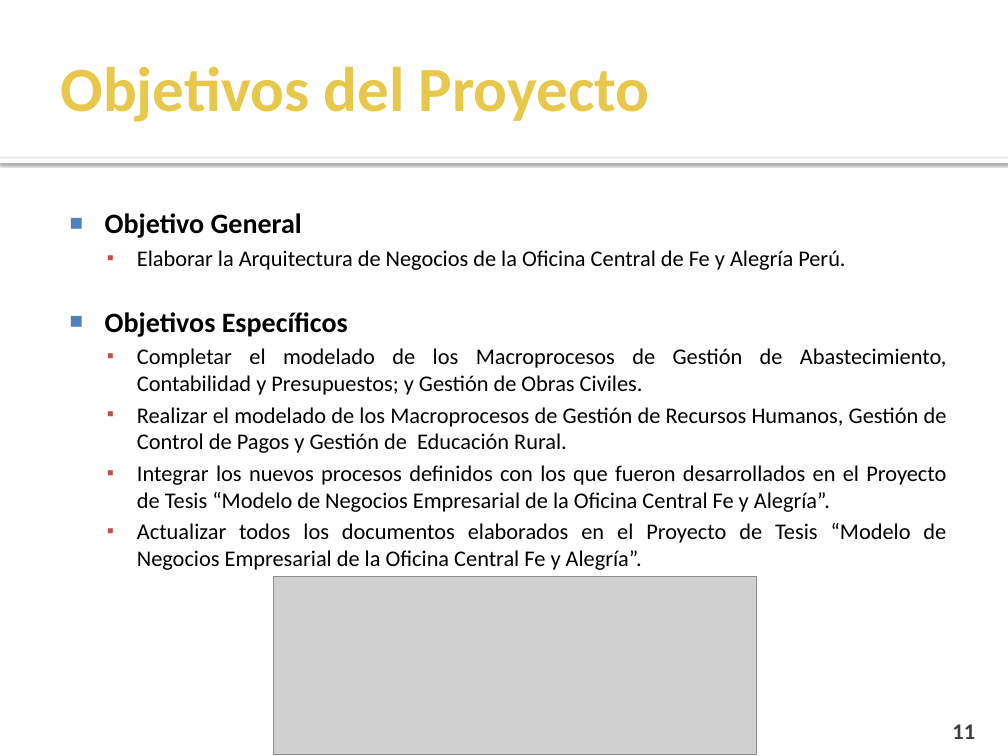
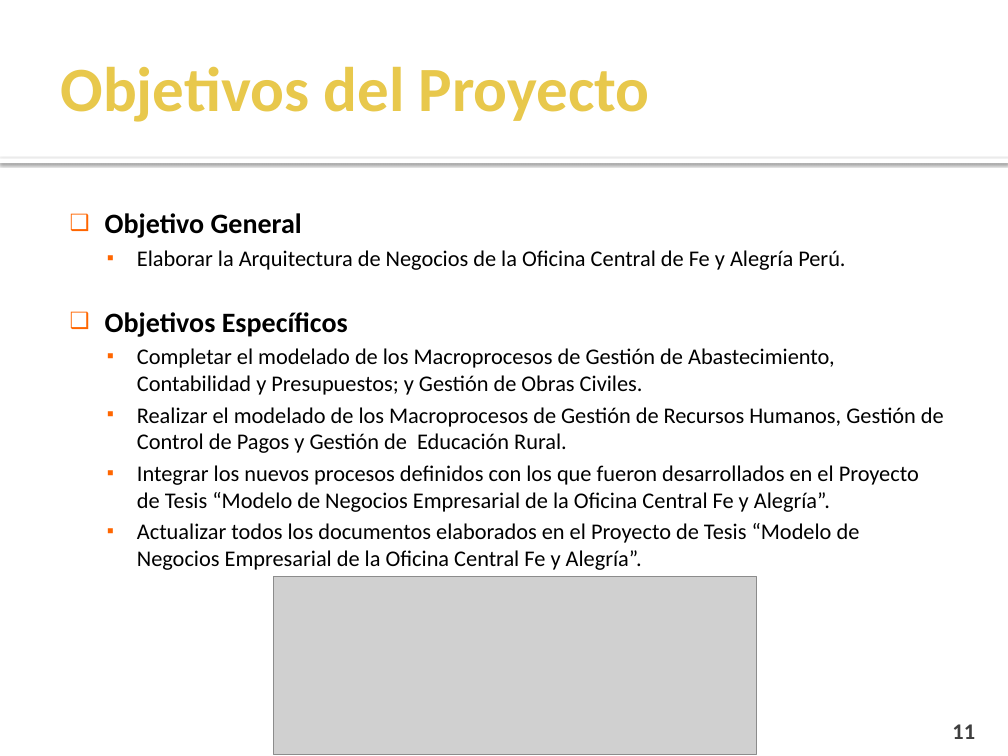
Before and after one commit to cms/proyecto-fya, a slide deck: slide 11 of Presentacion Final Ciclo 2011-1/Presentación Semana 17.pptx. Drawn at 1008x756 pixels with LibreOffice and Linux fonts; fonts in the diff are those of the drawing; grey boxes stand for pictures; background and template pictures are left out. Boxes give left, top, right and bottom in pixels: in the first picture for what was removed or moved away, otherwise in the second. Text is boxed around its words. In the diff, an @@ line names an element or a change of style, - is before the commit and + after.

```diff
--- a/Presentacion Final Ciclo 2011-1/Presentación Semana 17.pptx
+++ b/Presentacion Final Ciclo 2011-1/Presentación Semana 17.pptx
@@ text "Objetivo General" at bbox=[105, 213, 944, 570]: bullet ■ to ❑; bullet colour #4F81BD to #FF6600; bullet colour #C0504D to #FF6600; alignment justified to left @@
```
Also in this commit, not shown: 12 other slides changed.
